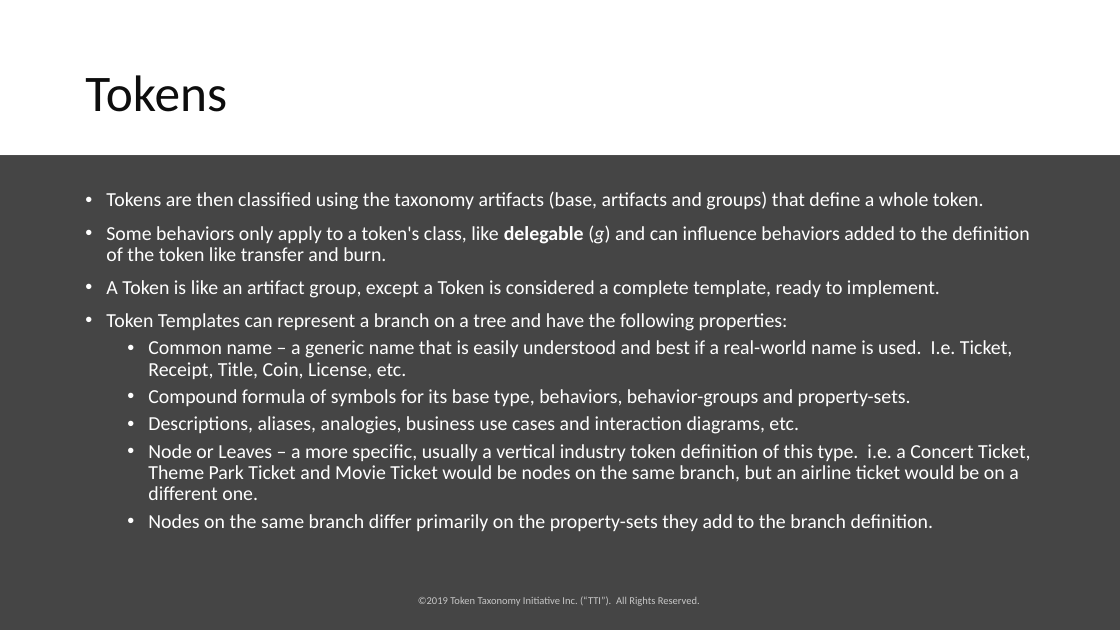
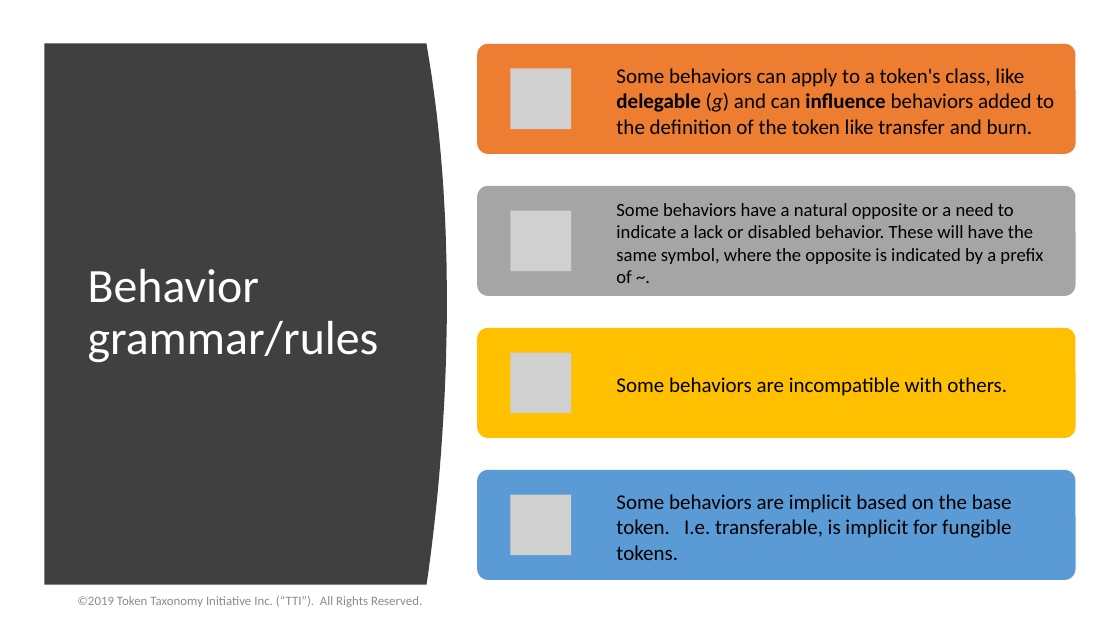
Before and after one commit to vipinsun/TokenTaxonomyFramework-pub, a slide deck: slide 17 of presentations/TTF-Presentation.pptx (slide 10 before the commit). Drawn at 1120x630 pixels with LibreOffice and Linux fonts; fonts in the diff are those of the drawing; grey boxes stand for pictures. Boxes give left, top, right and bottom in pixels: in the first picture for what was removed or moved away, otherwise in the second. Text is boxed around its words. In the diff, an @@ line names an element or a change of style, - is before the commit and + after.

```diff
--- a/presentations/TTF-Presentation.pptx
+++ b/presentations/TTF-Presentation.pptx
@@ background #454545 to #FFFFFF @@
@@ rectangle removed at (0, 0, 1120, 155) @@
@@ freeform shape added at (45, 44, 447, 585), fill #404040 @@
@@ title removed at (85, 75, 227, 112) @@
-Tokens
@@ rectangle removed at (0, 155, 1120, 630) @@
@@ text removed at (106, 191, 1030, 531) @@
-• Tokens are then classified using the taxonomy artifacts (base, artifacts and groups) that define a whole token.
-• Some behaviors only apply to a token's class, like delegable (g) and can influence behaviors added to the definition of the token like transfer and burn.
-• A Token is like an artifact group, except a Token is considered a complete template, ready to implement.
-• Token Templates can represent a branch on a tree and have the following properties:
-  • Common name – a generic name that is easily understood and best if a real-world name is used. I.e. Ticket, Receipt, Title, Coin, License, etc.
-  • Compound formula of symbols for its base type, behaviors, behavior-groups and property-sets.
-  • Descriptions, aliases, analogies, business use cases and interaction diagrams, etc.
-  • Node or Leaves – a more specific, usually a vertical industry token definition of this type. i.e. a Concert Ticket, Theme Park Ticket and Movie Ticket would be nodes on the same branch, but an airline ticket would be on a different one.
-  • Nodes on the same branch differ primarily on the property-sets they add to the branch definition.
@@ title added at (88, 269, 379, 362), 41 pt, text #FFFFFF @@
+Behavior grammar/rules
@@ group added at (477, 44, 1075, 580): 4 rounded rectangles, 4 pictures, 4 texts @@
+Some behaviors can apply to a token's class, like delegable (g) and can influence behaviors added to the definition of the token like transfer and burn.
+Some behaviors have a natural opposite or a need to indicate a lack or disabled behavior. These will have the same symbol, where the opposite is indicated by a prefix of ~.
+Some behaviors are incompatible with others.
+Some behaviors are implicit based on the base token. I.e. transferable, is implicit for fungible tokens.
@@ text "©2019 Token Taxonomy Initiative Inc. ...": place and size @@
-text "©2019 Token Taxonomy Initiative Inc. ..." at (418, 596, 700, 606)
+text "©2019 Token Taxonomy Initiative Inc. ..." at (77, 596, 422, 607)
@@ text "©2019 Token Taxonomy Initiative Inc. ..." at (77, 596, 422, 607): size 9 to 11 pt, text colour #FFFFFF at 70% opacity to #8C8C8C; alignment centre to left; line spacing 0.9 to 1 @@
```
Also in this commit, not shown: 14 other slides changed, 5 slides added, 2 other files.
